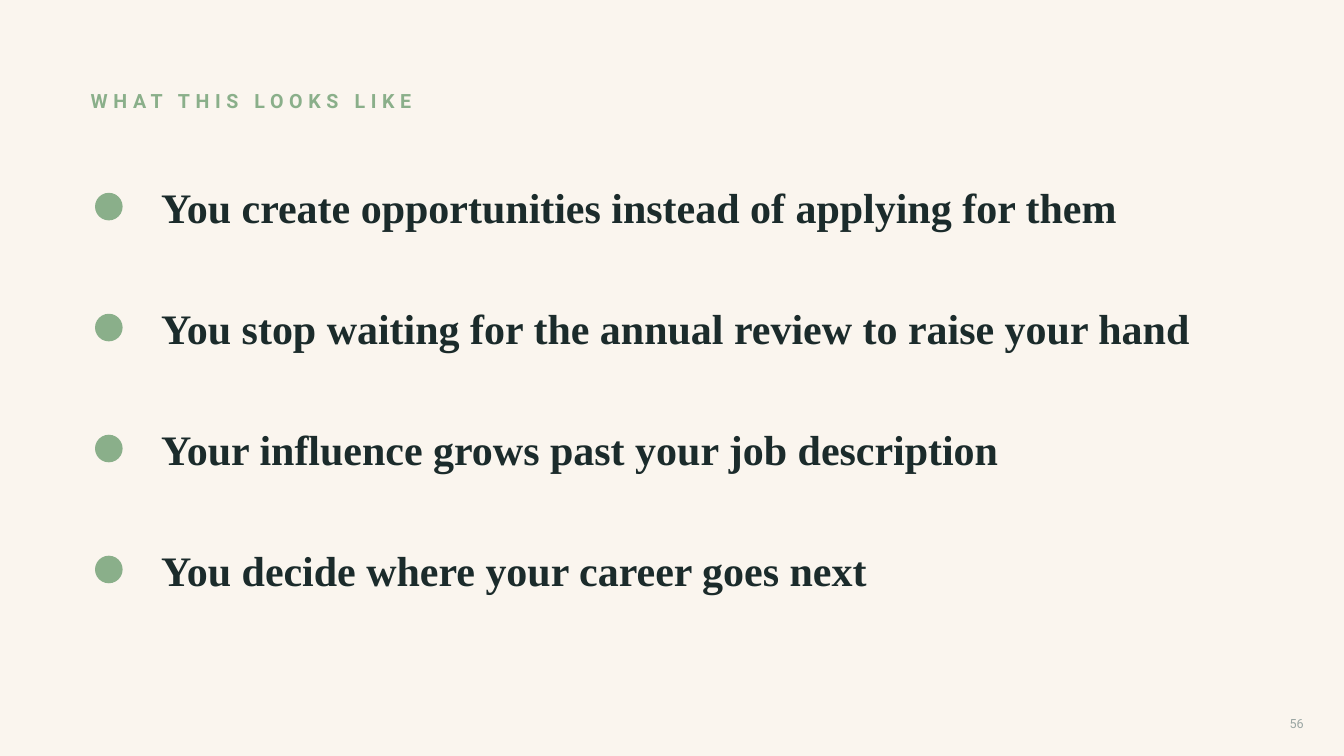
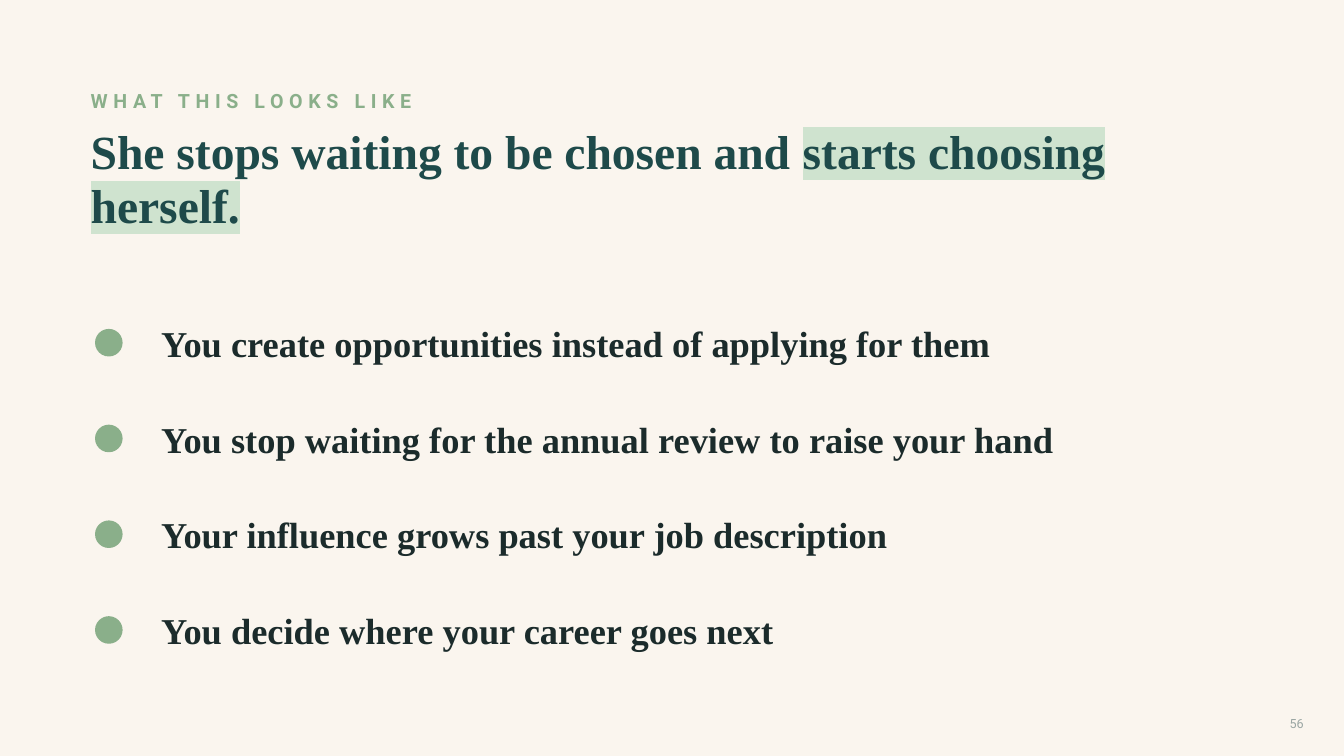
Before and after one commit to danielkelleyy/Beacon-Media, a slide deck: slide 56 of masterclass/tamara-lashchyk/Tamara-Masterclass-v3.pptx. Drawn at 1344x756 pixels with LibreOffice and Linux fonts; fonts in the diff are those of the drawing. Boxes give left, top, right and bottom in pixels: in the first picture for what was removed or moved away, otherwise in the second. Text is boxed around its words. In the diff, an @@ line names an element or a change of style, - is before the commit and + after.

```diff
--- a/masterclass/tamara-lashchyk/Tamara-Masterclass-v3.pptx
+++ b/masterclass/tamara-lashchyk/Tamara-Masterclass-v3.pptx
@@ text added at [91,136,1105,224], 34 pt, text #1E4A4A, bold @@
+She stops waiting to be chosen and starts choosing herself.
@@ size 30 to 26 pt in 4 elements at [161,618,773,651], [161,522,887,555], [161,427,1053,460], [161,331,990,364] @@
@@ text "You create opportunities instead of ...": place and size @@
-text "You create opportunities instead of ..." at [161,193,1117,231]
+text "You create opportunities instead of ..." at [161,331,990,364]
@@ ellipse: place and size @@
-ellipse at [96,315,122,341]
+ellipse at [96,330,122,356]
@@ text "You stop waiting for the ...": place and size @@
-text "You stop waiting for the ..." at [161,314,1189,352]
+text "You stop waiting for the ..." at [161,427,1053,460]
@@ ellipse: place and size @@
-ellipse at [96,436,122,462]
+ellipse at [96,425,122,452]
@@ text "Your influence grows past your ...": place and size @@
-text "Your influence grows past your ..." at [161,435,998,473]
+text "Your influence grows past your ..." at [161,522,887,555]
@@ ellipse: place and size @@
-ellipse at [96,557,122,583]
+ellipse at [96,521,122,547]
@@ text "You decide where your career ...": place and size @@
-text "You decide where your career ..." at [161,557,867,594]
+text "You decide where your career ..." at [161,618,773,651]
@@ ellipse: place and size @@
-ellipse at [96,194,122,220]
+ellipse at [96,617,122,643]
```
Also in this commit, not shown: 7 other slides changed, 12 slides added, 16 slides removed, 5 other files.
